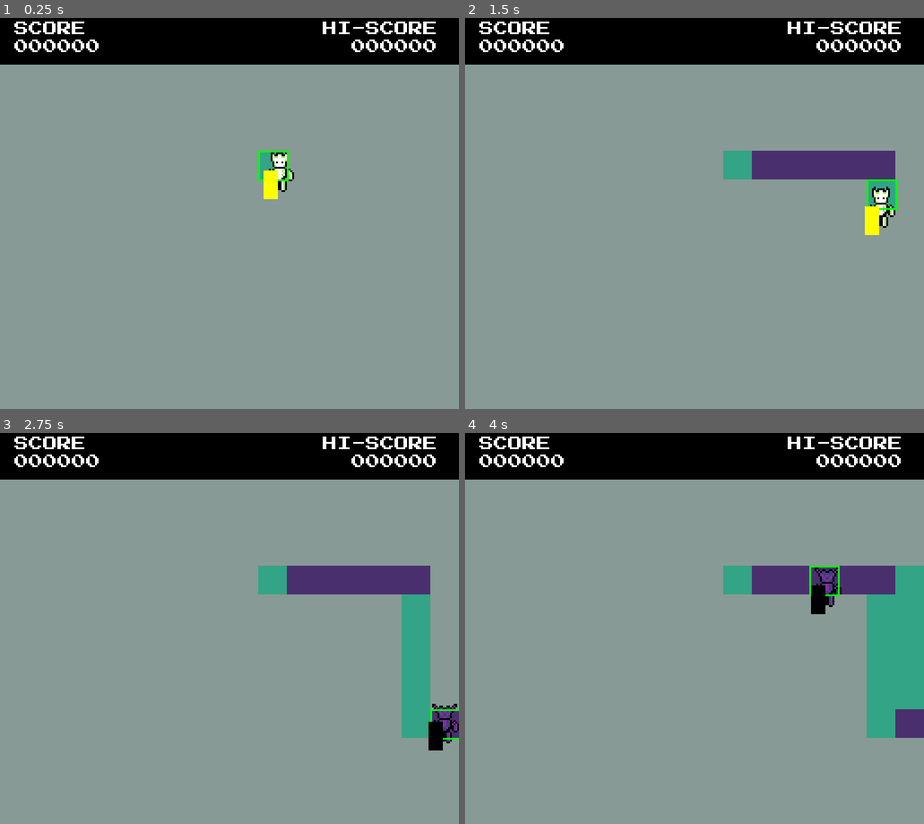
Above: before the commit, frames 1-4 (two rows, left to right).
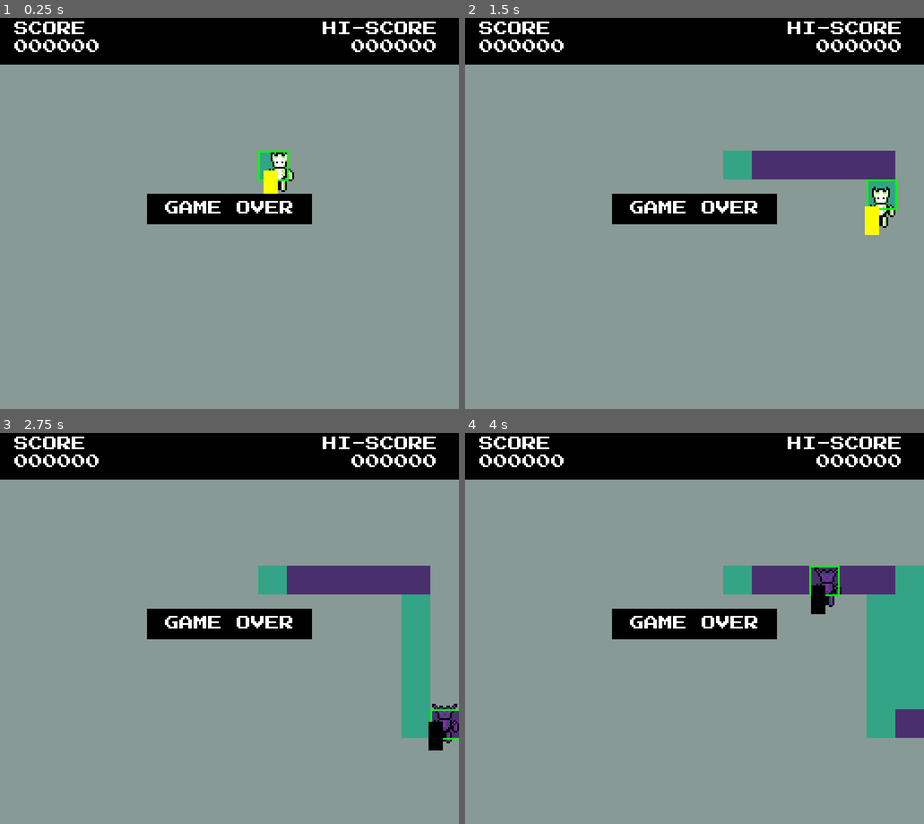
Above: after the commit, the same moments.

Repository: jduhking/replacer
Game: Godot game, scene res://game.tscn
The game is run twice, just before and just after one commit, with the same random seed, the same clock (stepped at 60 frames per second) and the same inputs.
Inputs:
- Up to frame 1 (0.25 s): no input
- Up to frame 2 (1.5 s): tap Enter at 0.5 s; hold Right (ui_right) 0.53-1.28 s; tap X (toggle) at 0.6, 1.35 s; hold Down (ui_down) from 1.28 s (still down)
- Up to frame 3 (2.75 s): release Down (ui_down) at 2.03 s; hold Right (ui_right) from 2.03 s (still down); tap X (toggle) at 2.1 s
- Up to frame 4 (4 s): tap Space at 2.75 s; release Right (ui_right) at 2.78 s; hold Up (ui_up) 2.78-3.53 s; tap X (toggle) at 2.85, 3.6 s; hold Left (ui_left) from 3.53 s (still down)

The runs differ from the first frame. In frame 1, 2.8% of the frame differs, in the area x 32-68%, y 44-53%; in frame 2, 2.8%; in frame 3, 2.8%; in frame 4, 2.8%.

Commit message:
Changed Game Over to fit NES style better yeah

Diff:
--- a/ui_manager.tscn
+++ b/ui_manager.tscn
@@ -10,17 +10,32 @@
 layer = 7
 
 [node name="GameOverLabel" type="Label" parent="CanvasLayer"]
-visible = false
 anchors_preset = 15
 anchor_right = 1.0
 anchor_bottom = 1.0
 grow_horizontal = 2
 grow_vertical = 2
 theme_override_fonts/font = ExtResource("2_quu8p")
-theme_override_font_sizes/font_size = 16
+theme_override_font_sizes/font_size = 8
 text = "GAME OVER"
 horizontal_alignment = 1
 vertical_alignment = 1
+
+[node name="GameOverRect" type="ColorRect" parent="CanvasLayer/GameOverLabel"]
+z_index = -1
+layout_mode = 1
+anchors_preset = 8
+anchor_left = 0.5
+anchor_top = 0.5
+anchor_right = 0.5
+anchor_bottom = 0.5
+offset_left = -46.0
+offset_top = -8.5
+offset_right = 46.0
+offset_bottom = 8.0
+grow_horizontal = 2
+grow_vertical = 2
+color = Color(0, 0, 0, 1)
 
 [node name="topBar" type="HBoxContainer" parent="CanvasLayer"]
 offset_right = 256.0
